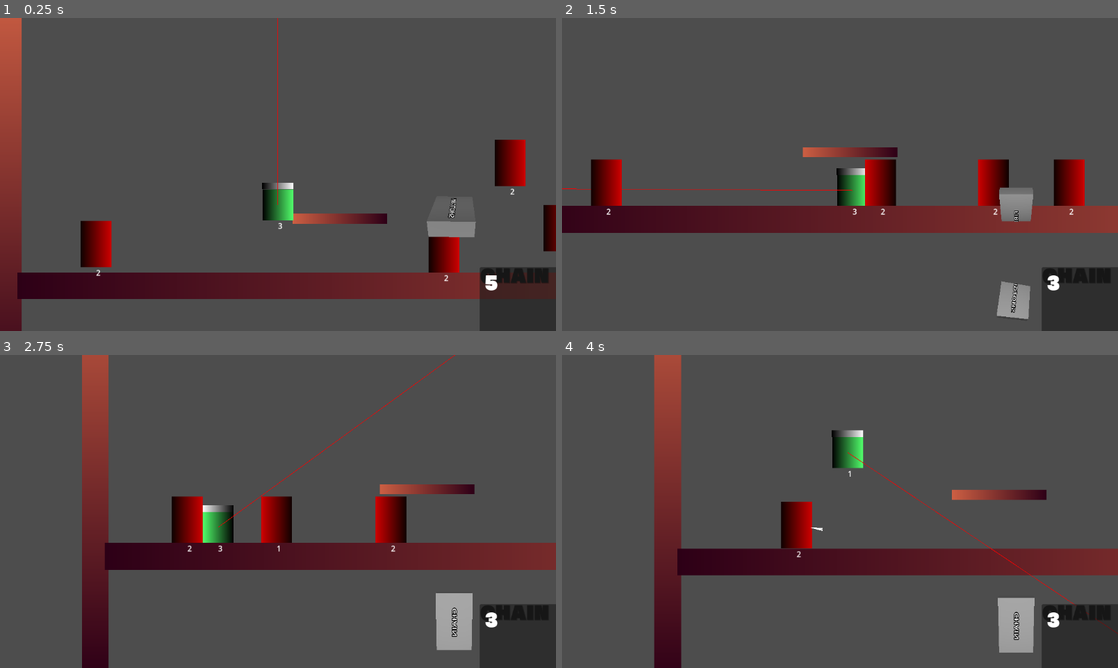
Above: before the commit, frames 1-4 (two rows, left to right).
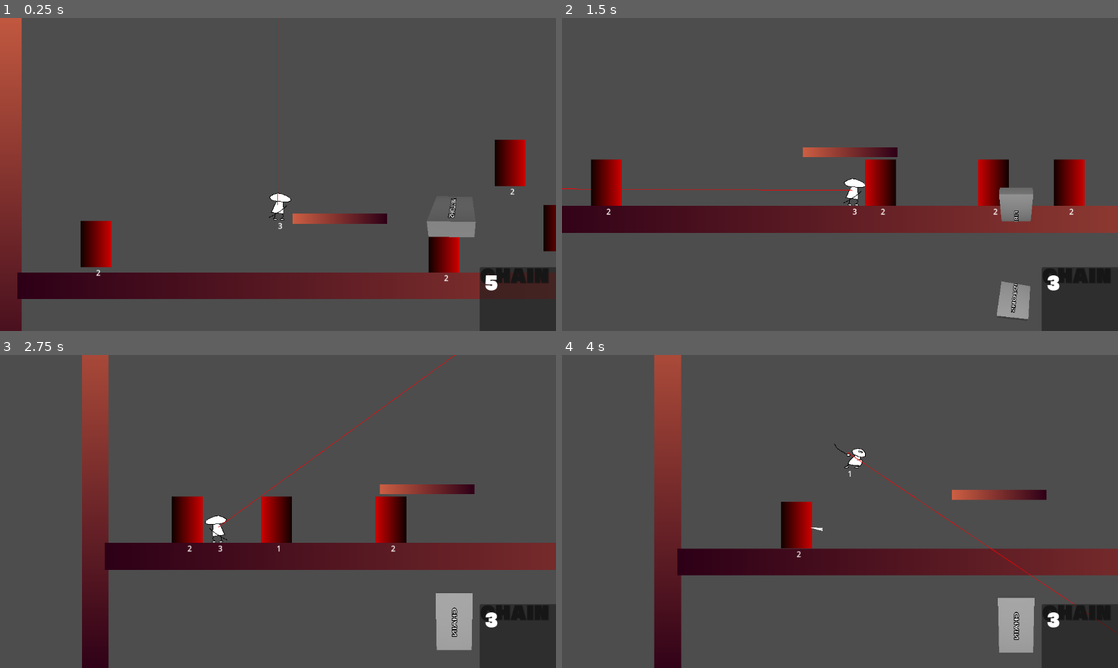
Above: after the commit, the same moments.

Repository: muffindohoah/coffee
Game: Godot game, scene res://test_level.tscn
The game is run twice, just before and just after one commit, with the same random seed, the same clock (stepped at 60 frames per second) and the same inputs.
Inputs (mouse positions are in pixels of both pictures, inside the frame that each line leads up to):
- Up to frame 1 (0.25 s): no input
- Up to frame 2 (1.5 s): move the mouse to (962, 158) at 0.52 s; hold D (right) from 0.53 s (still down); click (962, 158) at 0.6 s; tap W (jump) at 0.77 s; move the mouse to (728, 190) at 1.27 s; tap R (changeammo) at 1.35 s
- Up to frame 3 (2.75 s): tap W (jump) at 1.52 s; click (166, 527) at 1.55 s; move the mouse to (333, 442) at 2.02 s; release D (right) at 2.03 s; hold A (left) from 2.03 s (still down); tap Shift (dodgeparry) at 2.1 s; click (333, 442) at 2.3 s
- Up to frame 4 (4 s): move the mouse to (812, 574) at 2.77 s; release A (left) at 2.78 s; hold D (right) from 2.78 s (still down); click (812, 574) at 2.85 s; tap W (jump) at 3.02, 3.77 s; move the mouse to (1006, 558) at 3.52 s; right-click (1006, 558) at 3.6 s; click (1006, 558) at 3.8 s

The runs differ from the first frame. In frame 1, 0.6% of the frame differs, in the area x 47-53%, y 52-65%; in frame 2, 0.6%; in frame 3, 0.6%; in frame 4, 0.7%, in the area x 48-55%, y 24-37%.

Commit message:
add placeholder animations

Diff:
--- a/coffee/player.gd
+++ b/coffee/player.gd
@@ -28,6 +28,7 @@
 	dodge_cooldown_timer.wait_time = COOLDOWN
 	counter_hitbox.monitoring = false
 	slice_hitbox.monitoring = false
+	anim_player.play("idle")
 
 func _process(delta: float) -> void:
 	$weaponpivot.look_at(get_global_mouse_position())
@@ -124,6 +125,7 @@
 		doesgravity = true
 		counter_hitbox.monitoring = false
 		counter_hitbox.monitorable = false
+	anim_player.play("idle")
 
 func hit(from: CharacterBody2D, damage: int) -> void:
 	if anim_player.current_animation == "parry":
--- a/coffee/player.tscn
+++ b/coffee/player.tscn
@@ -2,18 +2,11 @@
 
 [ext_resource type="Script" path="res://player.gd" id="1_53qcj"]
 [ext_resource type="PackedScene" uid="uid://ddtj8kqkup2gn" path="res://scenes/components/flip_2d.tscn" id="2_m1dq5"]
+[ext_resource type="Texture2D" uid="uid://55rcn2028ki3" path="res://libresprite/placeholder_teaguy_idle.png" id="3_6qpj8"]
 [ext_resource type="PackedScene" uid="uid://dvsrfwsjm0ejv" path="res://hitbox.tscn" id="3_gko32"]
 [ext_resource type="PackedScene" uid="uid://b7mf5crkmbsfs" path="res://scenes/weapons/shotgun.tscn" id="4_xb2yo"]
-
-[sub_resource type="Gradient" id="Gradient_t1l8p"]
-
-[sub_resource type="GradientTexture1D" id="GradientTexture1D_j181l"]
-gradient = SubResource("Gradient_t1l8p")
-
-[sub_resource type="Gradient" id="Gradient_sfueg"]
-
-[sub_resource type="GradientTexture1D" id="GradientTexture1D_qfsk1"]
-gradient = SubResource("Gradient_sfueg")
+[ext_resource type="Texture2D" uid="uid://c5d0utfbkieao" path="res://libresprite/placeholder_teaguy_misc.png" id="5_lvjeq"]
+[ext_resource type="Texture2D" uid="uid://b8pntmw4ffecg" path="res://libresprite/placeholder_teaguy_melee.png" id="5_qqi0a"]
 
 [sub_resource type="RectangleShape2D" id="RectangleShape2D_u8y4p"]
 size = Vector2(60, 36)
@@ -27,19 +20,19 @@
 tracks/0/type = "value"
 tracks/0/imported = false
 tracks/0/enabled = true
-tracks/0/path = NodePath("flip2d/Sprite2D:modulate")
+tracks/0/path = NodePath("flip2d/slice_hitbox:monitoring")
 tracks/0/interp = 1
 tracks/0/loop_wrap = true
 tracks/0/keys = {
 "times": PackedFloat32Array(0),
 "transitions": PackedFloat32Array(1),
-"update": 0,
-"values": [Color(0.32, 1, 0.422, 1)]
+"update": 1,
+"values": [true]
 }
 tracks/1/type = "value"
 tracks/1/imported = false
 tracks/1/enabled = true
-tracks/1/path = NodePath("flip2d/slice_hitbox:monitoring")
+tracks/1/path = NodePath("flip2d/slice_hitbox:visible")
 tracks/1/interp = 1
 tracks/1/loop_wrap = true
 tracks/1/keys = {
@@ -51,18 +44,126 @@
 tracks/2/type = "value"
 tracks/2/imported = false
 tracks/2/enabled = true
-tracks/2/path = NodePath("flip2d/slice_hitbox:visible")
+tracks/2/path = NodePath("flip2d/Sprite2D:texture")
 tracks/2/interp = 1
 tracks/2/loop_wrap = true
 tracks/2/keys = {
 "times": PackedFloat32Array(0),
 "transitions": PackedFloat32Array(1),
 "update": 1,
-"values": [true]
+"values": [ExtResource("3_6qpj8")]
+}
+tracks/3/type = "value"
+tracks/3/imported = false
+tracks/3/enabled = true
+tracks/3/path = NodePath("flip2d/Sprite2D:hframes")
+tracks/3/interp = 1
+tracks/3/loop_wrap = true
+tracks/3/keys = {
+"times": PackedFloat32Array(0),
+"transitions": PackedFloat32Array(1),
+"update": 1,
+"values": [2]
+}
+tracks/4/type = "value"
+tracks/4/imported = false
+tracks/4/enabled = true
+tracks/4/path = NodePath("flip2d/Sprite2D:vframes")
+tracks/4/interp = 1
+tracks/4/loop_wrap = true
+tracks/4/keys = {
+"times": PackedFloat32Array(0),
+"transitions": PackedFloat32Array(1),
+"update": 1,
+"values": [1]
+}
+tracks/5/type = "value"
+tracks/5/imported = false
+tracks/5/enabled = true
+tracks/5/path = NodePath("flip2d/Sprite2D:frame")
+tracks/5/interp = 1
+tracks/5/loop_wrap = true
+tracks/5/keys = {
+"times": PackedFloat32Array(0),
+"transitions": PackedFloat32Array(1),
+"update": 1,
+"values": [0]
+}
+tracks/6/type = "value"
+tracks/6/imported = false
+tracks/6/enabled = true
+tracks/6/path = NodePath("flip2d/Sprite2D:position")
+tracks/6/interp = 1
+tracks/6/loop_wrap = true
+tracks/6/keys = {
+"times": PackedFloat32Array(0.001),
+"transitions": PackedFloat32Array(1),
+"update": 0,
+"values": [Vector2(4, -32)]
 }
 
 [sub_resource type="Animation" id="Animation_2ncfx"]
 resource_name = "counter"
+tracks/0/type = "value"
+tracks/0/imported = false
+tracks/0/enabled = true
+tracks/0/path = NodePath("flip2d/Sprite2D:texture")
+tracks/0/interp = 1
+tracks/0/loop_wrap = true
+tracks/0/keys = {
+"times": PackedFloat32Array(0),
+"transitions": PackedFloat32Array(1),
+"update": 1,
+"values": [ExtResource("5_lvjeq")]
+}
+tracks/1/type = "value"
+tracks/1/imported = false
+tracks/1/enabled = true
+tracks/1/path = NodePath("flip2d/Sprite2D:hframes")
+tracks/1/interp = 1
+tracks/1/loop_wrap = true
+tracks/1/keys = {
+"times": PackedFloat32Array(0),
+"transitions": PackedFloat32Array(1),
+"update": 1,
+"values": [2]
+}
+tracks/2/type = "value"
+tracks/2/imported = false
+tracks/2/enabled = true
+tracks/2/path = NodePath("flip2d/Sprite2D:vframes")
+tracks/2/interp = 1
+tracks/2/loop_wrap = true
+tracks/2/keys = {
+"times": PackedFloat32Array(0),
+"transitions": PackedFloat32Array(1),
+"update": 1,
+"values": [1]
+}
+tracks/3/type = "value"
+tracks/3/imported = false
+tracks/3/enabled = true
+tracks/3/path = NodePath("flip2d/Sprite2D:frame")
+tracks/3/interp = 1
+tracks/3/loop_wrap = true
+tracks/3/keys = {
+"times": PackedFloat32Array(0, 0.2, 0.4, 0.6, 0.8),
+"transitions": PackedFloat32Array(1, 1, 1, 1, 1),
+"update": 1,
+"values": [0, 1, 0, 1, 0]
+}
+tracks/4/type = "value"
+tracks/4/imported = false
+tracks/4/enabled = true
+tracks/4/path = NodePath("flip2d/Sprite2D:position")
+tracks/4/interp = 1
+tracks/4/loop_wrap = true
+tracks/4/keys = {
+"times": PackedFloat32Array(0),
+"transitions": PackedFloat32Array(1),
+"update": 0,
+"values": [Vector2(0, -32)]
+}
 
 [sub_resource type="Animation" id="Animation_60v6o"]
 resource_name = "parry"
@@ -70,23 +171,131 @@
 tracks/0/type = "value"
 tracks/0/imported = false
 tracks/0/enabled = true
-tracks/0/path = NodePath("flip2d/Sprite2D:modulate")
+tracks/0/path = NodePath("flip2d/Sprite2D:texture")
 tracks/0/interp = 1
 tracks/0/loop_wrap = true
 tracks/0/keys = {
-"times": PackedFloat32Array(0, 0.233333),
+"times": PackedFloat32Array(0),
+"transitions": PackedFloat32Array(1),
+"update": 1,
+"values": [ExtResource("5_qqi0a")]
+}
+tracks/1/type = "value"
+tracks/1/imported = false
+tracks/1/enabled = true
+tracks/1/path = NodePath("flip2d/Sprite2D:hframes")
+tracks/1/interp = 1
+tracks/1/loop_wrap = true
+tracks/1/keys = {
+"times": PackedFloat32Array(0),
+"transitions": PackedFloat32Array(1),
+"update": 1,
+"values": [2]
+}
+tracks/2/type = "value"
+tracks/2/imported = false
+tracks/2/enabled = true
+tracks/2/path = NodePath("flip2d/Sprite2D:vframes")
+tracks/2/interp = 1
+tracks/2/loop_wrap = true
+tracks/2/keys = {
+"times": PackedFloat32Array(0),
+"transitions": PackedFloat32Array(1),
+"update": 1,
+"values": [1]
+}
+tracks/3/type = "value"
+tracks/3/imported = false
+tracks/3/enabled = true
+tracks/3/path = NodePath("flip2d/Sprite2D:frame")
+tracks/3/interp = 1
+tracks/3/loop_wrap = true
+tracks/3/keys = {
+"times": PackedFloat32Array(0, 0.1),
 "transitions": PackedFloat32Array(1, 1),
+"update": 1,
+"values": [0, 1]
+}
+tracks/4/type = "value"
+tracks/4/imported = false
+tracks/4/enabled = true
+tracks/4/path = NodePath("flip2d/Sprite2D:position")
+tracks/4/interp = 1
+tracks/4/loop_wrap = true
+tracks/4/keys = {
+"times": PackedFloat32Array(0),
+"transitions": PackedFloat32Array(1),
 "update": 0,
-"values": [Color(1, 1, 1, 1), Color(0.32, 1, 0.422, 1)]
+"values": [Vector2(32, -32)]
 }
 
 [sub_resource type="Animation" id="Animation_txax0"]
 resource_name = "roll"
 length = 0.3
+tracks/0/type = "value"
+tracks/0/imported = false
+tracks/0/enabled = true
+tracks/0/path = NodePath("flip2d/Sprite2D:texture")
+tracks/0/interp = 1
+tracks/0/loop_wrap = true
+tracks/0/keys = {
+"times": PackedFloat32Array(0),
+"transitions": PackedFloat32Array(1),
+"update": 1,
+"values": [ExtResource("5_lvjeq")]
+}
+tracks/1/type = "value"
+tracks/1/imported = false
+tracks/1/enabled = true
+tracks/1/path = NodePath("flip2d/Sprite2D:hframes")
+tracks/1/interp = 1
+tracks/1/loop_wrap = true
+tracks/1/keys = {
+"times": PackedFloat32Array(0),
+"transitions": PackedFloat32Array(1),
+"update": 1,
+"values": [2]
+}
+tracks/2/type = "value"
+tracks/2/imported = false
+tracks/2/enabled = true
+tracks/2/path = NodePath("flip2d/Sprite2D:vframes")
+tracks/2/interp = 1
+tracks/2/loop_wrap = true
+tracks/2/keys = {
+"times": PackedFloat32Array(0),
+"transitions": PackedFloat32Array(1),
+"update": 1,
+"values": [1]
+}
+tracks/3/type = "value"
+tracks/3/imported = false
+tracks/3/enabled = true
+tracks/3/path = NodePath("flip2d/Sprite2D:frame")
+tracks/3/interp = 1
+tracks/3/loop_wrap = true
+tracks/3/keys = {
+"times": PackedFloat32Array(0, 0.1, 0.2),
+"transitions": PackedFloat32Array(1, 1, 1),
+"update": 1,
+"values": [0, 1, 0]
+}
+tracks/4/type = "value"
+tracks/4/imported = false
+tracks/4/enabled = true
+tracks/4/path = NodePath("flip2d/Sprite2D:position")
+tracks/4/interp = 1
+tracks/4/loop_wrap = true
+tracks/4/keys = {
+"times": PackedFloat32Array(0),
+"transitions": PackedFloat32Array(1),
+"update": 0,
+"values": [Vector2(0, -32)]
+}
 
 [sub_resource type="Animation" id="Animation_hp5m2"]
 resource_name = "slice"
-length = 0.1
+length = 0.5
 tracks/0/type = "value"
 tracks/0/imported = false
 tracks/0/enabled = true
@@ -111,11 +320,136 @@
 "update": 1,
 "values": [true, false]
 }
+tracks/2/type = "value"
+tracks/2/imported = false
+tracks/2/enabled = true
+tracks/2/path = NodePath("flip2d/Sprite2D:texture")
+tracks/2/interp = 1
+tracks/2/loop_wrap = true
+tracks/2/keys = {
+"times": PackedFloat32Array(0),
+"transitions": PackedFloat32Array(1),
+"update": 1,
+"values": [ExtResource("5_qqi0a")]
+}
+tracks/3/type = "value"
+tracks/3/imported = false
+tracks/3/enabled = true
+tracks/3/path = NodePath("flip2d/Sprite2D:hframes")
+tracks/3/interp = 1
+tracks/3/loop_wrap = true
+tracks/3/keys = {
+"times": PackedFloat32Array(0),
+"transitions": PackedFloat32Array(1),
+"update": 1,
+"values": [2]
+}
+tracks/4/type = "value"
+tracks/4/imported = false
+tracks/4/enabled = true
+tracks/4/path = NodePath("flip2d/Sprite2D:vframes")
+tracks/4/interp = 1
+tracks/4/loop_wrap = true
+tracks/4/keys = {
+"times": PackedFloat32Array(0),
+"transitions": PackedFloat32Array(1),
+"update": 1,
+"values": [1]
+}
+tracks/5/type = "value"
+tracks/5/imported = false
+tracks/5/enabled = true
+tracks/5/path = NodePath("flip2d/Sprite2D:frame")
+tracks/5/interp = 1
+tracks/5/loop_wrap = true
+tracks/5/keys = {
+"times": PackedFloat32Array(0, 0.1),
+"transitions": PackedFloat32Array(1, 1),
+"update": 1,
+"values": [0, 1]
+}
+tracks/6/type = "value"
+tracks/6/imported = false
+tracks/6/enabled = true
+tracks/6/path = NodePath("flip2d/Sprite2D:position")
+tracks/6/interp = 1
+tracks/6/loop_wrap = true
+tracks/6/keys = {
+"times": PackedFloat32Array(0),
+"transitions": PackedFloat32Array(1),
+"update": 0,
+"values": [Vector2(34, -32)]
+}
+
+[sub_resource type="Animation" id="Animation_0px1q"]
+resource_name = "idle"
+loop_mode = 1
+tracks/0/type = "value"
+tracks/0/imported = false
+tracks/0/enabled = true
+tracks/0/path = NodePath("flip2d/Sprite2D:texture")
+tracks/0/interp = 1
+tracks/0/loop_wrap = true
+tracks/0/keys = {
+"times": PackedFloat32Array(0),
+"transitions": PackedFloat32Array(1),
+"update": 1,
+"values": [ExtResource("3_6qpj8")]
+}
+tracks/1/type = "value"
+tracks/1/imported = false
+tracks/1/enabled = true
+tracks/1/path = NodePath("flip2d/Sprite2D:hframes")
+tracks/1/interp = 1
+tracks/1/loop_wrap = true
+tracks/1/keys = {
+"times": PackedFloat32Array(0),
+"transitions": PackedFloat32Array(1),
+"update": 1,
+"values": [2]
+}
+tracks/2/type = "value"
+tracks/2/imported = false
+tracks/2/enabled = true
+tracks/2/path = NodePath("flip2d/Sprite2D:vframes")
+tracks/2/interp = 1
+tracks/2/loop_wrap = true
+tracks/2/keys = {
+"times": PackedFloat32Array(0),
+"transitions": PackedFloat32Array(1),
+"update": 1,
+"values": [1]
+}
+tracks/3/type = "value"
+tracks/3/imported = false
+tracks/3/enabled = true
+tracks/3/path = NodePath("flip2d/Sprite2D:frame")
+tracks/3/interp = 1
+tracks/3/loop_wrap = true
+tracks/3/keys = {
+"times": PackedFloat32Array(0, 0.5),
+"transitions": PackedFloat32Array(1, 1),
+"update": 1,
+"values": [0, 1]
+}
+tracks/4/type = "value"
+tracks/4/imported = false
+tracks/4/enabled = true
+tracks/4/path = NodePath("flip2d/Sprite2D:position")
+tracks/4/interp = 1
+tracks/4/loop_wrap = true
+tracks/4/keys = {
+"times": PackedFloat32Array(0),
+"transitions": PackedFloat32Array(1),
+"update": 0,
+"values": [Vector2(4, -32)]
+}
 
 [sub_resource type="AnimationLibrary" id="AnimationLibrary_0odbd"]
 _data = {
 "RESET": SubResource("Animation_j25g7"),
 "counter": SubResource("Animation_2ncfx"),
+"idle": SubResource("Animation_0px1q"),
 "parry": SubResource("Animation_60v6o"),
 "roll": SubResource("Animation_txax0"),
 "slice": SubResource("Animation_hp5m2")
@@ -131,15 +465,10 @@
 [node name="flip2d" parent="." instance=ExtResource("2_m1dq5")]
 
 [node name="Sprite2D" type="Sprite2D" parent="flip2d"]
-modulate = Color(0.32, 1, 0.422, 1)
-position = Vector2(0, -32)
-scale = Vector2(0.25, 64)
-texture = SubResource("GradientTexture1D_j181l")
-
-[node name="headsprite" type="Sprite2D" parent="flip2d"]
-position = Vector2(0, -71)
-scale = Vector2(0.253906, 13.875)
-texture = SubResource("GradientTexture1D_qfsk1")
+texture_filter = 1
+position = Vector2(4, -32)
+texture = ExtResource("3_6qpj8")
+hframes = 2
 
 [node name="slice_hitbox" parent="flip2d" instance=ExtResource("3_gko32")]
 collision_layer = 0
@@ -164,6 +493,7 @@
 libraries = {
 "": SubResource("AnimationLibrary_0odbd")
 }
+autoplay = "idle"
 
 [node name="ammoswitchcooldown" type="Timer" parent="."]
 one_shot = true
Binary file added: coffee/libresprite/placeholder_teaguy_idle.ase
Binary file added: coffee/libresprite/placeholder_teaguy_idle.png
Not shown, added: coffee/libresprite/placeholder_teaguy_idle.png.import
Binary file added: coffee/libresprite/placeholder_teaguy_melee.ase
Binary file added: coffee/libresprite/placeholder_teaguy_melee.png
Not shown, added: coffee/libresprite/placeholder_teaguy_melee.png.import
Binary file added: coffee/libresprite/placeholder_teaguy_misc.ase
Binary file added: coffee/libresprite/placeholder_teaguy_misc.png
Not shown, added: coffee/libresprite/placeholder_teaguy_misc.png.import
